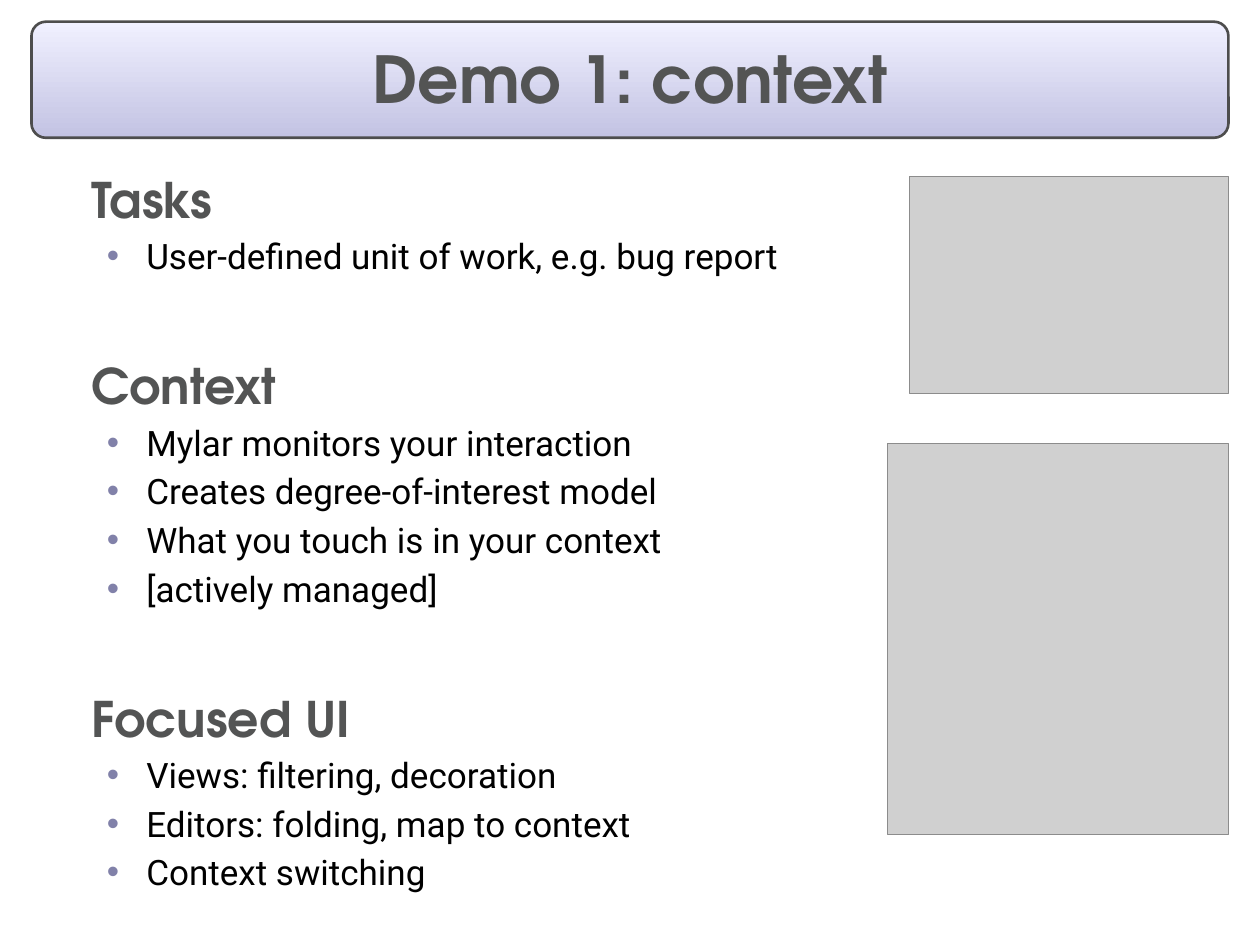
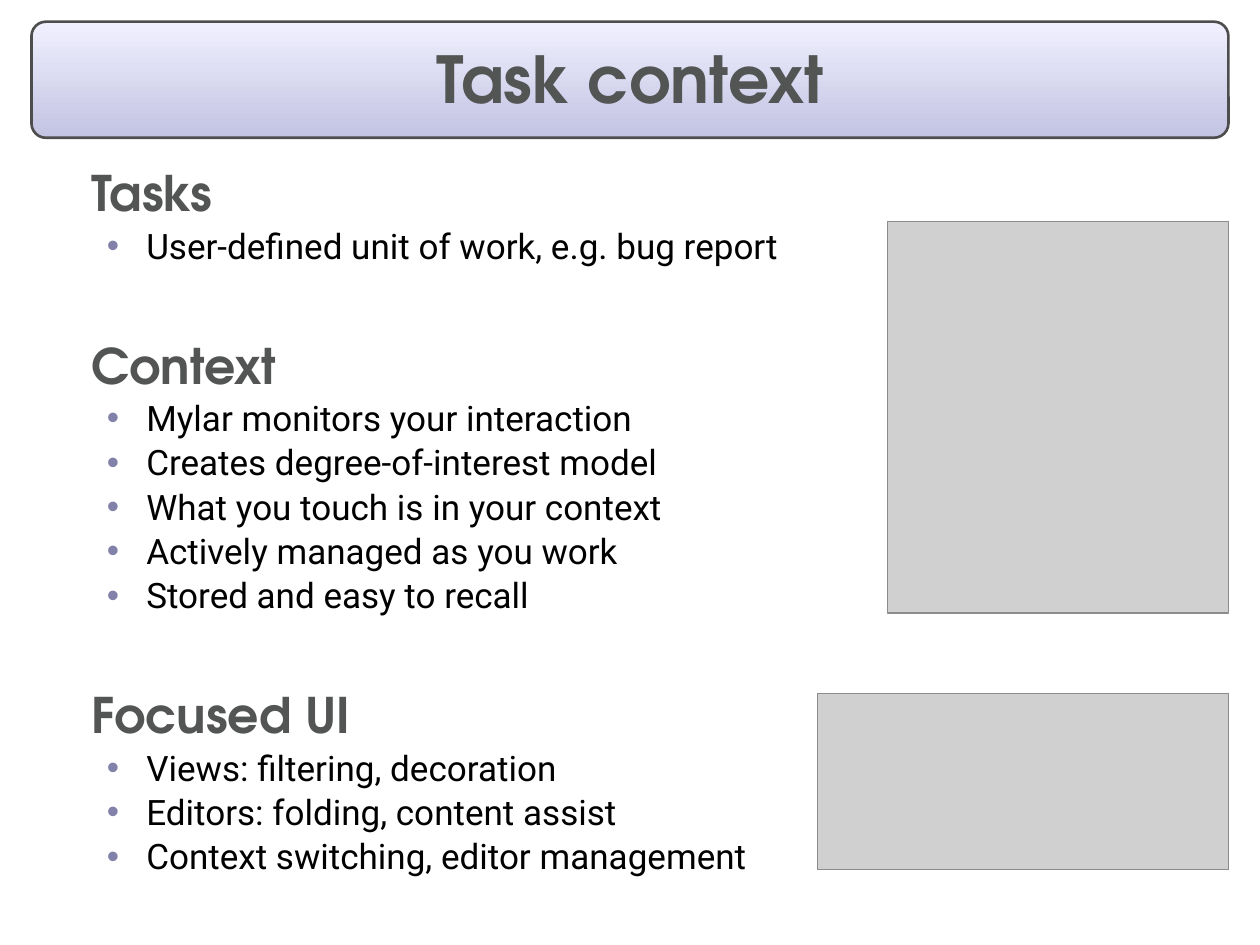
Before and after one commit to eclipse-mylyn/mylyn-website, a slide deck: slide 6 of publications/2006-03-mylar-eclipsecon.ppt (slide 5 before the commit). Drawn at 1260x945 pixels with LibreOffice and Linux fonts; fonts in the diff are those of the drawing; grey boxes stand for pictures. Boxes give left, top, right and bottom in pixels: in the first picture for what was removed or moved away, otherwise in the second. Text is boxed around its words. In the diff, an @@ line names an element or a change of style, - is before the commit and + after.

```diff
--- a/publications/2006-03-mylar-eclipsecon.ppt
+++ b/publications/2006-03-mylar-eclipsecon.ppt
@@ title at bbox=[436, 55, 824, 104]: text changed @@
-Demo 1: context
+Task context
@@ text at bbox=[91, 175, 778, 789]: line spacing 1 to 0.9 @@
@@ picture: place and size @@
-picture at bbox=[910, 176, 1228, 393]
+picture at bbox=[888, 222, 1228, 612]
@@ text at bbox=[146, 537, 618, 616]: text changed @@
-  • [actively managed]
+  • Actively managed as you work
+  • Stored and easy to recall
@@ picture: place and size @@
-picture at bbox=[888, 444, 1228, 834]
+picture at bbox=[818, 694, 1228, 871]
@@ text at bbox=[146, 798, 747, 877]: text changed @@
-  • Editors: folding, map to context
-  • Context switching
+  • Editors: folding, content assist
+  • Context switching, editor management
```
Also in this commit, not shown: 8 other slides changed, 9 slides added, 8 slides removed, 1 other file.
